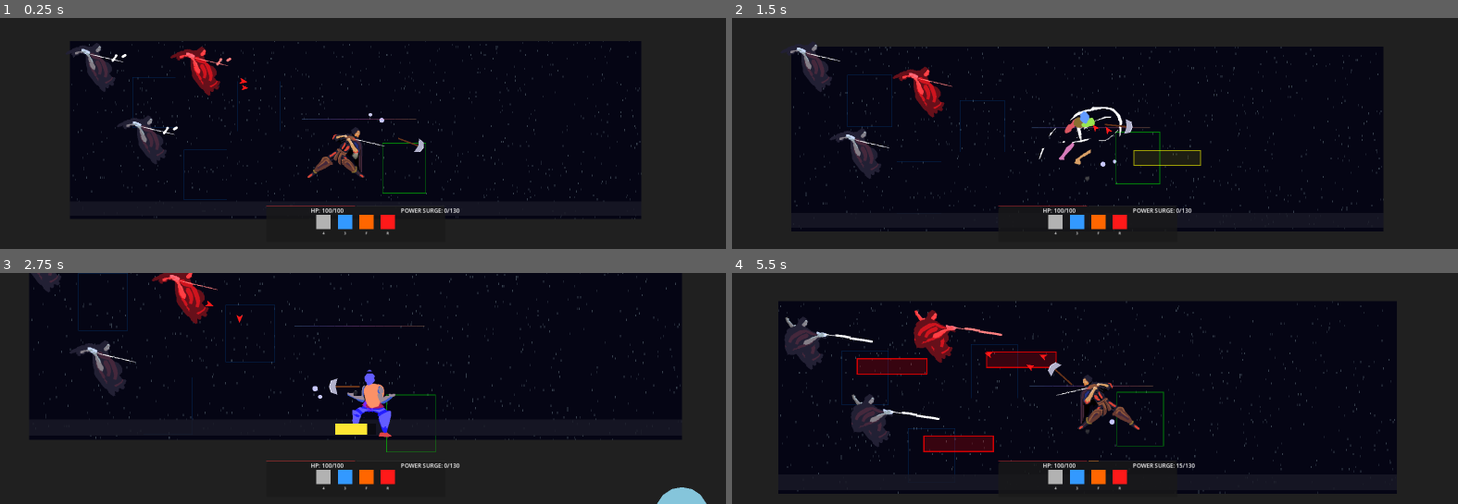
Above: before the commit, frames 1-4 (two rows, left to right).
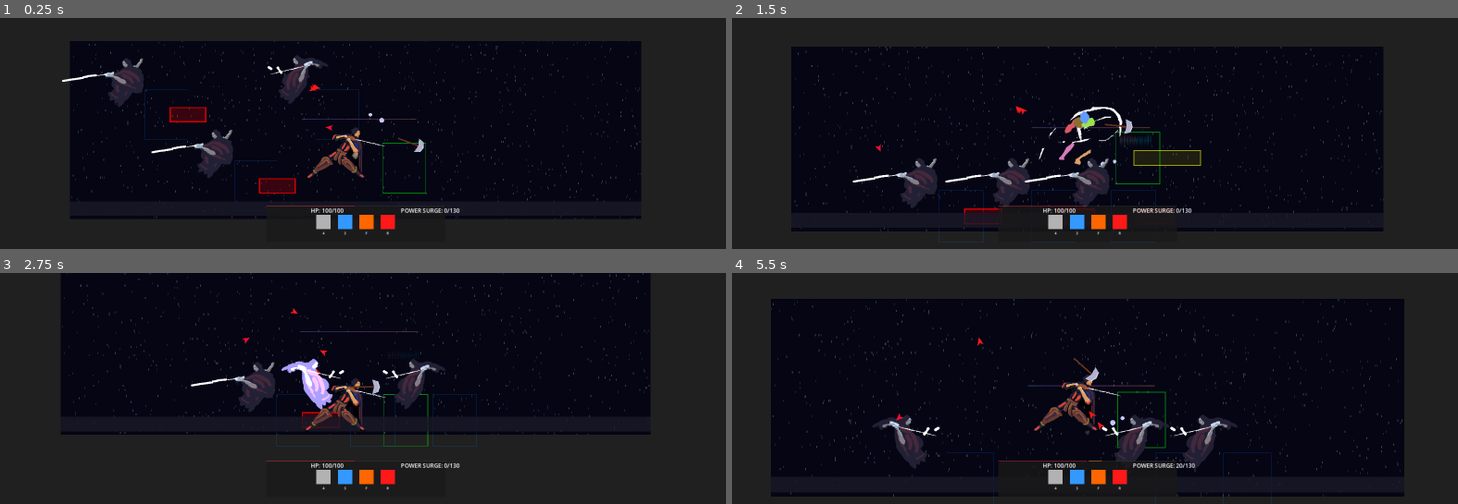
Above: after the commit, the same moments.

Repository: fcarraustewart/godot-experiments
Game: Godot game, scene res://show_spectrum.tscn
Same seed, same stepped clock (60 frames per second), same inputs: the game is played once before the commit and once after it.
Inputs (mouse positions are in pixels of both pictures, inside the frame that each line leads up to):
- Up to frame 1 (0.25 s): no input
- Up to frame 2 (1.5 s): tap Enter at 0.5 s; move the mouse to (1247, 121) at 0.52 s; hold D from 0.53 s (still down); tap Z at 0.6 s; click (1247, 121) at 0.67 s; tap Space at 0.77 s; move the mouse to (942, 145) at 1.27 s; tap 4 at 1.35 s
- Up to frame 3 (2.75 s): tap Space at 1.52 s; move the mouse to (428, 337) at 2.02 s; release D at 2.03 s; hold A from 2.03 s (still down); tap 3 at 2.1 s
- Up to frame 4 (5.5 s): move the mouse to (1051, 434) at 2.77 s; release A at 2.78 s; hold D 2.78-4.28 s; tap F at 2.85 s; click (1051, 434) at 2.92 s; tap Space at 3.02, 3.77, 4.52 s; move the mouse to (1312, 423) at 3.52 s; tap R at 3.6 s; move the mouse to (862, 353) at 4.27 s; hold A 4.28-5.03 s; tap Z at 4.35 s; move the mouse to (1124, 388) at 5.02 s; hold D from 5.03 s (still down); tap 4 at 5.1 s; click (1124, 388) at 5.17 s

The runs differ from the first frame. In frame 1, 4.7% of the frame differs, in the area x 8-50%, y 10-80%; in frame 2, 4.7%; in frame 3, 14%, in the area x 4-98%, y 0-100%; in frame 4, 13%.

Commit message:
[base] Inheritance for different game entities

Diff:
--- /dev/null
+++ b/base_entity.gd
@@ -0,0 +1,58 @@
+extends Node2D
+
+class_name BaseEntity
+
+# --- SHARED STATE ---
+enum State { IDLE, RUNNING, ATTACKING, CASTING, CASTING_COMPLETE, JUMPING, DASHING, STUNNED, INTERRUPTED, HURT }
+var current_state: State = State.IDLE
+var state_timer: float = 0.0
+
+# --- SHARED DATA ---
+var velocity: Vector2 = Vector2.ZERO
+var facing_right: bool = true
+var is_on_floor_physics: bool = false
+
+# --- CONFIG ---
+const BODY_HURTBOX_SIZE = Vector2(120, 140)
+
+func _ready():
+	_register_with_managers()
+
+func _exit_tree():
+	_unregister_from_managers()
+
+func _register_with_managers():
+	if PhysicsManager:
+		PhysicsManager.register_character(self)
+	if CombatManager:
+		CombatManager.register_entity(self)
+
+func _unregister_from_managers():
+	if PhysicsManager:
+		PhysicsManager.unregister_character(self)
+	if CombatManager:
+		CombatManager.unregister_entity(self)
+
+func apply_physics():
+	# Marker for PhysicsManager
+	pass
+
+func is_enemy() -> bool:
+	return false
+
+func get_hurtbox() -> Rect2:
+	var top_left = global_position - (BODY_HURTBOX_SIZE / 2.0)
+	return Rect2(top_left, BODY_HURTBOX_SIZE)
+
+func apply_hit(amount: float, source: Node2D):
+	state_timer = 0.2
+	change_state(State.HURT)
+	# Flash effect
+	modulate = Color(5, 5, 5, 1) # Bright flash
+	await get_tree().create_timer(0.1).timeout
+	modulate = Color(1, 1, 1, 1)
+
+func change_state(new_state: State):
+	if current_state == new_state: return
+	current_state = new_state
+	# Logic to reset common state things if needed
--- /dev/null
+++ b/base_pet_entity.gd
@@ -0,0 +1,64 @@
+extends Node2D
+
+class_name BasePetEntity
+
+# --- PET STATE ---
+enum PetState { ORBIT, ATTACK, RETURN }
+var current_pet_state = PetState.ORBIT
+var attack_timer: float = 0.0
+var target_entity: Node2D = null
+
+# --- REFS ---
+var host: Node2D = null
+var dynamics_sim = null
+
+# --- CONFIG ---
+var aggro_range: float = 600.0
+var attack_cooldown: float = 2.0
+
+func _ready():
+	_setup_dynamics()
+
+func _exit_tree():
+	if PhysicsManager and dynamics_sim:
+		PhysicsManager.unregister_object(dynamics_sim)
+
+func _setup_dynamics():
+	# To be overridden by specific pets
+	pass
+
+func assign_host(new_host: Node2D):
+	host = new_host
+
+func find_target() -> Node2D:
+	if not CombatManager or not is_instance_valid(host): return null
+
+	var host_is_enemy = host.is_enemy() if host.has_method("is_enemy") else false
+	var target_faction = CombatManager.Faction.PLAYER if host_is_enemy else CombatManager.Faction.ENEMY
+
+	# 1. PRIORITY: If host is attacking something, help!
+	var host_state = host.get("current_state")
+	if host_state == BaseEntity.State.ATTACKING:
+		var targets = CombatManager.find_targets_in_hitbox(host.get_sword_hitbox(), host)
+		for t in targets:
+			if is_instance_valid(t):
+				var t_is_enemy = t.is_enemy() if t.has_method("is_enemy") else false
+				if t_is_enemy != host_is_enemy:
+					return t
+
+	# 2. SECONDARY: Nearest opposing entity in AGGRO range
+	var nearest = CombatManager.get_nearest_target(host.global_position, aggro_range, host, target_faction)
+	return nearest
+
+func start_attack(target: Node2D):
+	target_entity = target
+	current_pet_state = PetState.ATTACK
+	# Derived classes should handle dynamics updates here
+
+func hit_target(target: Node2D):
+	# To be overridden
+	pass
+
+func _process(delta):
+	if attack_timer > 0:
+		attack_timer -= delta
--- a/combat_manager.gd
+++ b/combat_manager.gd
@@ -26,7 +26,9 @@
 
 # --- TARGETING LOGIC ---
 
-func get_nearest_target(from_pos: Vector2, max_range: float, exclude: Node2D = null) -> Node2D:
+enum Faction { PLAYER, ENEMY, ALL }
+
+func get_nearest_target(from_pos: Vector2, max_range: float, exclude: Node2D = null, faction: Faction = Faction.ENEMY) -> Node2D:
 	var nearest: Node2D = null
 	var min_dist = max_range
 
@@ -34,14 +36,16 @@
 		if not is_instance_valid(entity): continue
 		if entity == exclude: continue
 
-		# TARGETING FILTER: Must be an enemy
-		var is_valid_enemy = false
-		if entity.is_in_group("Enemy"):
-			is_valid_enemy = true
-		elif entity.has_method("is_enemy") and entity.is_enemy():
-			is_valid_enemy = true
-
-		if is_valid_enemy:
+		var is_match = false
+		match faction:
+			Faction.PLAYER:
+				is_match = not entity.is_enemy()
+			Faction.ENEMY:
+				is_match = entity.is_enemy()
+			Faction.ALL:
+				is_match = true
+
+		if is_match:
 			var d = from_pos.distance_to(entity.global_position)
 			if d < min_dist:
 				min_dist = d
@@ -92,7 +96,7 @@
 						source.add_charge(spell_data.charge_gen)
 
 		# ENEMY ATTACKING
-		elif source.has_method("is_enemy") and source.is_enemy() and source.frame == 1:
+		elif source.has_method("is_enemy") and source.is_enemy() and source.sprite.frame == 1:
 			var enemy_hitbox = source.get_sword_hitbox()
 			var targets = find_targets_in_hitbox(enemy_hitbox, source)
 			for target in targets:
--- a/crow_pet.gd
+++ b/crow_pet.gd
@@ -1,24 +1,11 @@
-extends Node2D
+extends BasePetEntity
 
 # --- CROW SETTINGS ---
 const ORBIT_SPEED = 2.0
 const ORBIT_RADIUS = 100.0
 const ATTACK_SPEED = 800.0
 const RETURN_SPEED = 500.0
-const ATTACK_COOLDOWN = 2.0
 const DAMAGE = 10.0
-
-# --- STATE ---
-enum State { ORBIT, ATTACK_DIVE, RETURN }
-var current_state = State.ORBIT
-var orbit_angle = 0.0
-var target_enemy = null
-var attack_timer = 0.0
-var host: Node2D # The player to orbit
-
-# --- VISUALS ---
-var body_shape: Polygon2D
-var trail: Line2D
 
 # --- DYNAMICS PRESETS ---
 const DYNAMICS_ORBIT_F = 0.35
@@ -29,10 +16,13 @@
 const DYNAMICS_ATTACK_Z = 0.8
 const DYNAMICS_ATTACK_R = 0.5
 
-var dynamics_sim = null
+# Visuals
+var body_shape: Polygon2D
+var trail: Line2D
+var orbit_angle = 0.0
 
 func _ready():
-	# Create the visual bird shape (A dark sharp triangle/crow silhouette)
+	# Create visuals
 	body_shape = Polygon2D.new()
 	var points = PackedVector2Array([
 		Vector2(10, 0),   # Beak/Head
@@ -41,10 +31,19 @@
 		Vector2(-10, 8)   # Wing Right
 	])
 	body_shape.polygon = points
-	body_shape.color = Color(1.1, 0.1, 0.1, 1.0) # Dark Black/Grey
+	body_shape.color = Color(1.1, 0.1, 0.1, 1.0)
 	add_child(body_shape)
 
-	# Register with Second Order Dynamics for organic flight
+	# Add shadow/trail
+	trail = Line2D.new()
+	trail.width = 10.0
+	trail.default_color = Color(1.40, 1.40, 1.40, 0.5)
+	trail.hide()
+
+	# Initialize dynamics via base setup
+	super._ready()
+
+func _setup_dynamics():
 	if PhysicsManager:
 		dynamics_sim = PhysicsManager.register_second_order(
 			"Crow_" + str(get_instance_id()),
@@ -52,137 +51,91 @@
 			DYNAMICS_ORBIT_F, DYNAMICS_ORBIT_Z, DYNAMICS_ORBIT_R
 		)
 
-func _exit_tree():
-	if PhysicsManager and dynamics_sim:
-		PhysicsManager.unregister_object(dynamics_sim)
+func _process(delta):
+	super._process(delta)
 
-	# Add a shadow/trail
-	trail = Line2D.new()
-	trail.width = 10.0
-	trail.default_color = Color(1.40, 1.40, 1.40, 0.5)
-	trail.hide() # Show only when moving fast
-	# Note: Line2D doesn't strictly work as a trail automatically without code,
-	# but for simplicity we'll just toggle visibility or rotation.
-	# Actually, let's just use the body rotation to imply speed.
+	match current_pet_state:
+		PetState.ORBIT:
+			process_orbit(delta)
+			if attack_timer <= 0:
+				var target = find_target()
+				if target:
+					start_attack(target)
 
-func _process(delta):
-	# Cooldown
-	if attack_timer > 0:
-		attack_timer -= delta
+		PetState.ATTACK:
+			process_attack_dive(delta)
 
-	match current_state:
-		State.ORBIT:
-			process_orbit(delta)
-			# Look for targets
-			if attack_timer <= 0:
-				var enemy = find_target()
-				if enemy:
-					start_attack(enemy)
-
-		State.ATTACK_DIVE:
-			if not is_instance_valid(target_enemy):
-				current_state = State.RETURN
-				return
-
-			# Update Dynamics for Hit Logic
-			if dynamics_sim:
-				dynamics_sim.y = target_enemy.global_position
-				global_position = dynamics_sim.xp
-				look_at(target_enemy.global_position)
-
-				# Hit check
-				if global_position.distance_to(target_enemy.global_position) < 40.0:
-					hit_enemy(target_enemy)
-					current_state = State.RETURN
-					# "Bounce" back on hit
-					dynamics_sim.xd = -dynamics_sim.xd * 0.5
-			else:
-				# Fallback
-				var dir = (target_enemy.global_position - global_position).normalized()
-				global_position += dir * ATTACK_SPEED * delta
-				look_at(target_enemy.global_position)
-				if global_position.distance_to(target_enemy.global_position) < 20.0:
-					hit_enemy(target_enemy)
-					current_state = State.RETURN
-
-		State.RETURN:
-			if not is_instance_valid(host): return
-
-			# Target orbit position (simplified: just host center)
-			var dest = host.position + Vector2(0, -50)
-			var dir = (dest - global_position).normalized()
-			var dist = global_position.distance_to(dest)
-
-			global_position += dir * RETURN_SPEED * delta
-			look_at(dest)
-
-			if dist < 20.0:
-				current_state = State.ORBIT
-				attack_timer = ATTACK_COOLDOWN + randf() # Random delay
-				# Sync sim position on return to avoid "teleporting"
-				if dynamics_sim:
-					# Revert to gentle orbit dynamics
-					PhysicsManager.update_dynamics_for_sim(dynamics_sim, DYNAMICS_ORBIT_F, DYNAMICS_ORBIT_Z, DYNAMICS_ORBIT_R)
-					dynamics_sim.xp = global_position
-					dynamics_sim.y = global_position
-					dynamics_sim.xd = Vector2.ZERO
+		PetState.RETURN:
+			process_return(delta)
 
 func process_orbit(delta):
 	if not is_instance_valid(host): return
 
 	orbit_angle += ORBIT_SPEED * delta
-	# Elliptical orbit simulating the "First Circle" modulation
 	var x_off = cos(orbit_angle) * ORBIT_RADIUS
 	var y_off = sin(orbit_angle) * (ORBIT_RADIUS * 0.5) + sin(orbit_angle * 2.0) * 20.0 # Bobbing
 
-	var desired_pos = host.position + Vector2(x_off, y_off - 60) # Fly above head
+	var desired_pos = host.position + Vector2(x_off, y_off - 60)
 
-	# Update Second Order Simulation for organic weight
 	if dynamics_sim:
-		dynamics_sim.y = desired_pos # Update target
-		global_position = dynamics_sim.xp # Apply simulated position
+		dynamics_sim.y = desired_pos
+		global_position = dynamics_sim.xp
 
-		# Rotate based on velocity for "leaning" effect
+		# Rotate based on velocity
 		var vel = dynamics_sim.xd
 		if vel.length() > 50:
 			rotation = lerp_angle(rotation, vel.angle(), 10.0 * delta)
 		else:
 			rotation = lerp_angle(rotation, 0.0, 5.0 * delta)
+
+func process_attack_dive(delta):
+	if not is_instance_valid(target_entity):
+		current_pet_state = PetState.RETURN
+		return
+
+	if dynamics_sim:
+		dynamics_sim.y = target_entity.global_position
+		global_position = dynamics_sim.xp
+		look_at(target_entity.global_position)
+
+		if global_position.distance_to(target_entity.global_position) < 40.0:
+			hit_target(target_entity)
+			current_pet_state = PetState.RETURN
+			dynamics_sim.xd = -dynamics_sim.xd * 0.5 # Bounce
 	else:
-		# Fallback to simple lerp
-		global_position = global_position.lerp(desired_pos, 5.0 * delta)
-		rotation = lerp_angle(rotation, 0.0, 5.0 * delta)
+		# Fallback
+		var dir = (target_entity.global_position - global_position).normalized()
+		global_position += dir * ATTACK_SPEED * delta
+		look_at(target_entity.global_position)
+		if global_position.distance_to(target_entity.global_position) < 20.0:
+			hit_target(target_entity)
+			current_pet_state = PetState.RETURN
 
-	# Face direction of movement (tangent)
-	# rotation = orbit_angle + PI/2
+func process_return(delta):
+	if not is_instance_valid(host): return
 
-func find_target():
-	if not CombatManager or not is_instance_valid(host): return null
+	var dest = host.position + Vector2(0, -50)
+	var dir = (dest - global_position).normalized()
+	var dist = global_position.distance_to(dest)
 
-	# 1. PRIORITY: If player is attacking something, help!
-	if host.current_state == host.State.ATTACKING:
-		# Use the player's sword hitbox (now in global space) to find what they are hitting
-		var targets = CombatManager.find_targets_in_hitbox(host.get_sword_hitbox(), host)
-		for t in targets:
-			if is_instance_valid(t) and t.has_method("is_enemy") and t.is_enemy():
-				print("[CrowPet] Target Found: Assisting player attack on ", t.name)
-				return t
+	global_position += dir * RETURN_SPEED * delta
+	look_at(dest)
 
-	# 2. SECONDARY: Nearest enemy in AGGRO range (600px)
-	var nearest = CombatManager.get_nearest_target(host.global_position, 600.0, host)
-	if nearest:
-		print("[CrowPet] Target Found: Aggroing nearest enemy ", nearest.name)
-	return nearest
+	if dist < 20.0:
+		current_pet_state = PetState.ORBIT
+		attack_timer = attack_cooldown + randf()
+		if dynamics_sim:
+			PhysicsManager.update_dynamics_for_sim(dynamics_sim, DYNAMICS_ORBIT_F, DYNAMICS_ORBIT_Z, DYNAMICS_ORBIT_R)
+			dynamics_sim.xp = global_position
+			dynamics_sim.y = global_position
+			dynamics_sim.xd = Vector2.ZERO
 
-func start_attack(enemy):
-	target_enemy = enemy
-	current_state = State.ATTACK_DIVE
-	PhysicsManager.update_dynamics_for_sim(dynamics_sim,DYNAMICS_ATTACK_F, DYNAMICS_ATTACK_Z, DYNAMICS_ATTACK_R)
-	# Shriek sound or visual cue here
+func start_attack(target: Node2D):
+	super.start_attack(target)
+	if dynamics_sim:
+		PhysicsManager.update_dynamics_for_sim(dynamics_sim, DYNAMICS_ATTACK_F, DYNAMICS_ATTACK_Z, DYNAMICS_ATTACK_R)
 
-func hit_enemy(enemy):
-	enemy.modulate = Color(3.0, 0.5, 0.5) # Dark Red Flash
-	print("Crow struck enemy!")
-
-func assign_host(player_node: Node2D):
-	host = player_node
+func hit_target(target: Node2D):
+	if target.has_method("apply_hit"):
+		target.apply_hit(DAMAGE, self)
+	print("Crow struck target!")
--- a/enemy.gd
+++ b/enemy.gd
@@ -1,43 +1,65 @@
-extends Sprite2D
+extends BaseEntity
 
-# Simple Enemy script to support the new Mediator architecture
+# --- ENEMY CONFIG ---
+const WANDER_SPEED = 150.0
+const AGGRO_RANGE = 500.0
+
+var sprite: Sprite2D
+var wander_timer: float = 0.0
+var wander_direction: float = 1.0
 
 func _ready():
+	super._ready()
 	add_to_group("Enemy")
-	if CombatManager:
-		CombatManager.register_entity(self)
 
-func _exit_tree():
-	if CombatManager:
-		CombatManager.unregister_entity(self)
+	# Create sprite if not already present
+	sprite = Sprite2D.new()
+	sprite.texture = load("res://art/SpectrumWithSword.png")
+	sprite.hframes = 3
+	add_child(sprite)
 
 func is_enemy():
 	return true
 
-func get_hurtbox() -> Rect2:
-	# Define sizes consistent with show_spectrum.gd
-	var BODY_HURTBOX_SIZE = Vector2(120, 140)
-	var top_left = global_position - (BODY_HURTBOX_SIZE / 2.0)
-	return Rect2(top_left, BODY_HURTBOX_SIZE)
+func _process(delta):
+	state_timer -= delta
+
+	match current_state:
+		State.IDLE, State.RUNNING:
+			process_wander(delta)
+		State.HURT:
+			velocity.x = 0
+			if state_timer <= 0:
+				change_state(State.IDLE)
+
+	# Animation sync (simple)
+	if sprite:
+		sprite.flip_h = !facing_right
+		if velocity.x != 0:
+			sprite.frame = (int(Time.get_ticks_msec() / 200.0) % 3)
+		else:
+			sprite.frame = 0
+
+func process_wander(delta):
+	wander_timer -= delta
+	if wander_timer <= 0:
+		wander_timer = randf_range(1.0, 3.0)
+		if randf() > 0.3:
+			wander_direction = 1.0 if randf() > 0.5 else -1.0
+			change_state(State.RUNNING)
+		else:
+			wander_direction = 0.0
+			change_state(State.IDLE)
+
+	velocity.x = wander_direction * WANDER_SPEED
+	if wander_direction != 0:
+		facing_right = wander_direction > 0
 
 func get_sword_hitbox() -> Rect2:
-	# Using the logic from show_spectrum.gd
-	var SWORD_HITBOX_SIZE = Vector2(180, 40)
-	var SWORD_HITBOX_OFFSET = Vector2(240, 60)
+	# Keep the old hitbox logic if needed, but simplified
+	var size = Vector2(100, 40)
+	var offset = Vector2(60, 0)
+	if not facing_right: offset.x = -offset.x
 
-	var x_dist = SWORD_HITBOX_OFFSET.x
-	var y_dist = -SWORD_HITBOX_OFFSET.y
-
-	var x_offset = -x_dist + 270 if !flip_h else x_dist - 80
-	var y_offset = y_dist + 60 if !flip_h else y_dist + 50
-
-	var box_center = global_position + Vector2(x_offset, y_offset)
-	var top_left = box_center - SWORD_HITBOX_SIZE
-	return Rect2(top_left, SWORD_HITBOX_SIZE)
-
-func apply_hit(amount: float, source: Node2D):
-	modulate = Color(5, 0, 0) # Flash Bright Red
-	print("Enemy hit by ", source.name, " for ", amount)
-	# Logic to reset modulation can be handled here or via timer
-	await get_tree().create_timer(0.2).timeout
-	modulate = Color(1, 1, 1)
+	var top_left = global_position + offset - (size / 2.0)
+	return Rect2(top_left, size)
--- a/player_controller.gd
+++ b/player_controller.gd
@@ -1,9 +1,10 @@
-extends Node2D
+extends BaseEntity
 
 class_name PlayerController
 
 # --- CONFIG ---
 const SPEED = 500.0
+# ... (rest of constants)
 const ATTACK_DURATION = 0.3
 const JUMP_DURATION = 0.7
 const DASH_DURATION = 0.2
@@ -22,11 +23,7 @@
 	0: "res://art/SuccessfulCastingAnims.png"
 }
 
-# --- STATE MACHINE ---
-enum State { IDLE, RUNNING, ATTACKING, CASTING, CASTING_COMPLETE, JUMPING, DASHING, STUNNED, INTERRUPTED }
 enum Reason { SILENCED, STUNNED, KICKED, PARRIED, HIT, OTHER }
-var current_state: State = State.IDLE
-var state_timer = 0.0
 var casting_time = 10.0
 var hit_count: int = 0
 # --- COMPONENTS ---
@@ -55,19 +52,14 @@
 signal charge_changed(new_val)
 
 # --- DATA ---
-var velocity = Vector2.ZERO
-var facing_right = true
 var casting_direction = Vector2.ZERO
 # Physics simulation
-var is_on_floor_physics = false
 var is_rooted_active = false
 var is_slowed_active = false
 var active_slow_factor = 1.0
 var last_cast_success = true
 
-func apply_physics():
-	# This method is a marker for PhysicsManager
-	pass
+
 
 # --- INPUT STATE (Populated by KeybindListener) ---
 var input_throttle = 0.0
@@ -204,6 +196,7 @@
 
 
 func _ready():
+	super._ready()
 	# 1. Idle Sprite
 	sprite = Sprite2D.new()
 	sprite.texture = load("res://art/MainCharacter.png")
@@ -266,17 +259,6 @@
 	attack1.vframes = 1
 	attack1.visible = false
 	add_child(attack1)
-
-	# Register with Global Managers
-	if CombatManager:
-		CombatManager.register_entity(self)
-
-	if PhysicsManager:
-		PhysicsManager.register_character(self)
-		# Update floor_y based on the Floor node in the parent scene if available
-		var floor_node = get_parent().find_child("Floor")
-		if floor_node:
-			PhysicsManager.floor_y = floor_node.position.y
 
 	# Instantiate Skills
 	chain_lightning_ctrl = load("res://with_physics_manager_chain_lightning_controller.gd").new()
@@ -755,7 +737,6 @@
 			sprite.frame = 0
 
 # --- HITBOX HELPERS (For compatibility with Main Scene collision check) ---
-const BODY_HURTBOX_SIZE = Vector2(120, 140)
 const SWORD_HITBOX_SIZE = Vector2(180, 40)
 const PLAYER_SWORD_HITBOX_OFFSET = Vector2(80, 0)
 
@@ -769,9 +750,7 @@
 	else:
 		aim_indicator.visible = false
 
-func get_hurtbox() -> Rect2:
-	var top_left = global_position - (BODY_HURTBOX_SIZE / 2.0)
-	return Rect2(top_left, BODY_HURTBOX_SIZE)
+
 
 func get_sword_hitbox() -> Rect2:
 	if current_state != State.ATTACKING: return Rect2()
--- a/show_spectrum.gd
+++ b/show_spectrum.gd
@@ -154,13 +154,24 @@
 
 	# --- SETUP ENEMIES ---
 	for i in range(MAX_ENEMIES):
-		var enemy = create_spectrum_sprite()
-		enemy.set_script(load("res://enemy.gd")) # Now uses the combat-capable script
-		# Position them randomly or fixed for demo
-		enemy.position = Vector2(100 + i * 150, 100 + (i % 2) * 200)
+		var enemy = load("res://enemy.gd").new()
+		enemy.position = Vector2(100 + i * 250, 100 + (i % 2) * 200)
 		enemies.append(enemy)
 		add_child(enemy)
-	# ---------------------
+
+		# Give a crow pet to the second enemy
+		if i == 1:
+			var enemy_crow = load("res://crow_pet.gd").new()
+			enemy_crow.assign_host(enemy)
+			# Tint the enemy crow to look more sinister
+			enemy_crow.modulate = Color(2.0, 0.5, 2.0) # Purple Sinister Crow
+			add_child(enemy_crow)
+
+	if PhysicsManager:
+		var floor_node = find_child("Floor")
+		if floor_node:
+			PhysicsManager.floor_y = floor_node.position.y
+
 	print("[ShowSpectrum] _ready complete.")
 
 
@@ -228,38 +239,7 @@
 	# Sync 'center' (Camera focus) to player position
 	center = player.position
 
-	# --- ANIMATE ENEMIES ---
-	animation_timer_enemies += delta
-
-	if cooldown_up == false and animation_timer_enemies > 1.5:
-		cooldown_up = true
-
-	if cooldown_up == false and animation_timer_enemies > 1.1 and animation_timer_enemies < 1.5:
-		for enemy in enemies:
-			enemy.frame = 2 # alerts attack incoming
-
-	if animation_timer_enemies > 0.35 and cooldown_up:
-		animation_timer_enemies = 0
-		cooldown_up = false
-		current_frame_enemies = (current_frame_enemies + 1) % 3
-
-		for enemy in enemies:
-			enemy.frame = current_frame_enemies
-
-	# Simple wandering for enemies
-	var t = Time.get_ticks_msec() / 1000.0
-	for i in range(enemies.size()):
-		var enemy = enemies[i]
-		enemy.position.x += sin(t + i) * 0.5
-		enemy.position.y += cos(t + i) * 0.5
-
-		# --- FLIP ENEMY TO FACE PLAYER ---
-		if enemy.position.x > player.position.x:
-			enemy.flip_h = false # Face Left
-		else:
-			enemy.flip_h = true # Face Right
-		# ---------------------------------
-	# ----------------------
+	# Enemies are now self-updating entities
 
 	var data = []
 	var prev_hz = 0
@@ -327,7 +307,7 @@
 
 		# 3. Draw Enemy Sword Hitbox (Red - "DANGER ZONE")
 		# ONLY draw if currently active (Frame 2) before  - > 1
-		if enemy.frame == 1:
+		if enemy.sprite.frame == 1:
 			var sword_rect = enemy.get_sword_hitbox()
 			draw_rect(sword_rect, Color(1, 0, 0, 0.8), false, 3.0)
 			# Optional: Fill it slightly to make it obvious
--- a/weapon_controller.gd
+++ b/weapon_controller.gd
@@ -1,9 +1,7 @@
-extends Node2D
+extends BasePetEntity
 
 # --- SETTINGS ---
-var host: Node2D
 var offset = Vector2(40, -10)
-var dynamics_sim = null
 
 # Dynamics settings for different states
 const IDLE_F = 2.0
@@ -14,18 +12,12 @@
 const ATTACK_Z = 0.4
 const ATTACK_R = 3.0
 
-var is_attacking = false
+var is_procedural_attacking = false
 var attack_angle = 0.0
 
 func _ready():
 	_create_axe_visuals()
-
-	if PhysicsManager:
-		dynamics_sim = PhysicsManager.register_second_order(
-			"Weapon_" + str(get_instance_id()),
-			global_position,
-			IDLE_F, IDLE_Z, IDLE_R
-		)
+	super._ready()
 
 func _create_axe_visuals():
 	# Handle
@@ -56,9 +48,13 @@
 	edge.default_color = Color(0.9, 0.9, 1.0)
 	head.add_child(edge)
 
-func _exit_tree():
-	if PhysicsManager and dynamics_sim:
-		PhysicsManager.unregister_object(dynamics_sim)
+func _setup_dynamics():
+	if PhysicsManager:
+		dynamics_sim = PhysicsManager.register_second_order(
+			"Weapon_" + str(get_instance_id()),
+			global_position,
+			IDLE_F, IDLE_Z, IDLE_R
+		)
 
 func _process(delta):
 	if not is_instance_valid(host): return
@@ -75,7 +71,7 @@
 		scale.x = 1
 
 	# Attack Logic (Visual only for now)
-	if is_attacking:
+	if is_procedural_attacking:
 		attack_angle += 15.0 * delta
 		current_offset += Vector2(cos(attack_angle), sin(attack_angle)) * 40.0
 		if attack_angle > PI:
@@ -88,18 +84,19 @@
 		# Organic Rotation based on Velocity/Movement
 		var vel = dynamics_sim.xd
 		var target_rot = vel.x * 0.001
-		if is_attacking:
+		if is_procedural_attacking:
 			target_rot += attack_angle
 
 		rotation = lerp_angle(rotation, target_rot, 10.0 * delta)
 
-func start_attack():
-	is_attacking = true
+func start_attack(target: Node2D = null):
+	# Note: target is optional for weapon swing
+	is_procedural_attacking = true
 	attack_angle = -PI/2
-	if PhysicsManager:
-		PhysicsManager.call("update_dynamics_for_sim", dynamics_sim, ATTACK_F, ATTACK_Z, ATTACK_R)
+	if PhysicsManager and dynamics_sim:
+		PhysicsManager.update_dynamics_for_sim(dynamics_sim, ATTACK_F, ATTACK_Z, ATTACK_R)
 
 func stop_attack():
-	is_attacking = false
-	if PhysicsManager:
-		PhysicsManager.call("update_dynamics_for_sim", dynamics_sim, IDLE_F, IDLE_Z, IDLE_R)
+	is_procedural_attacking = false
+	if PhysicsManager and dynamics_sim:
+		PhysicsManager.update_dynamics_for_sim(dynamics_sim, IDLE_F, IDLE_Z, IDLE_R)
